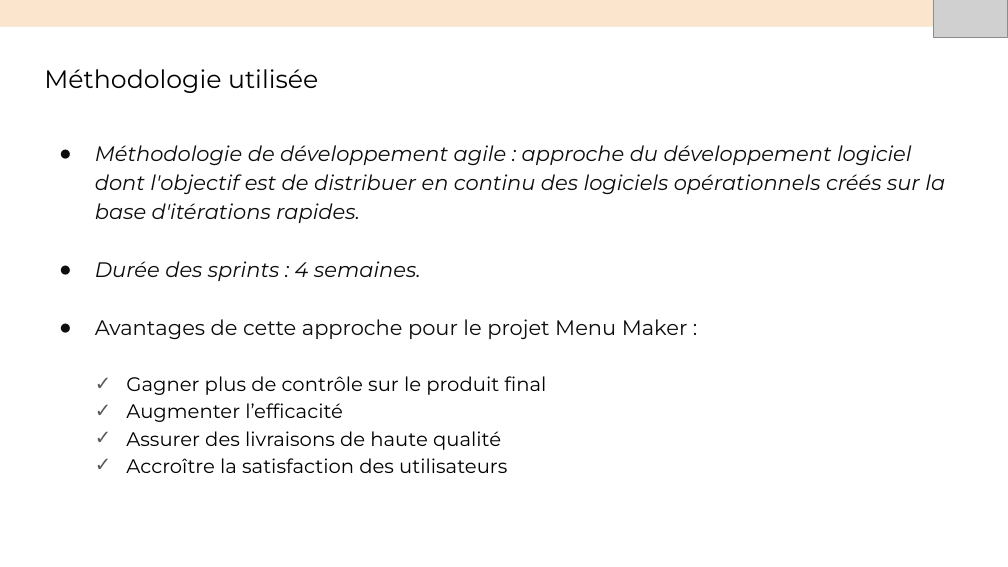
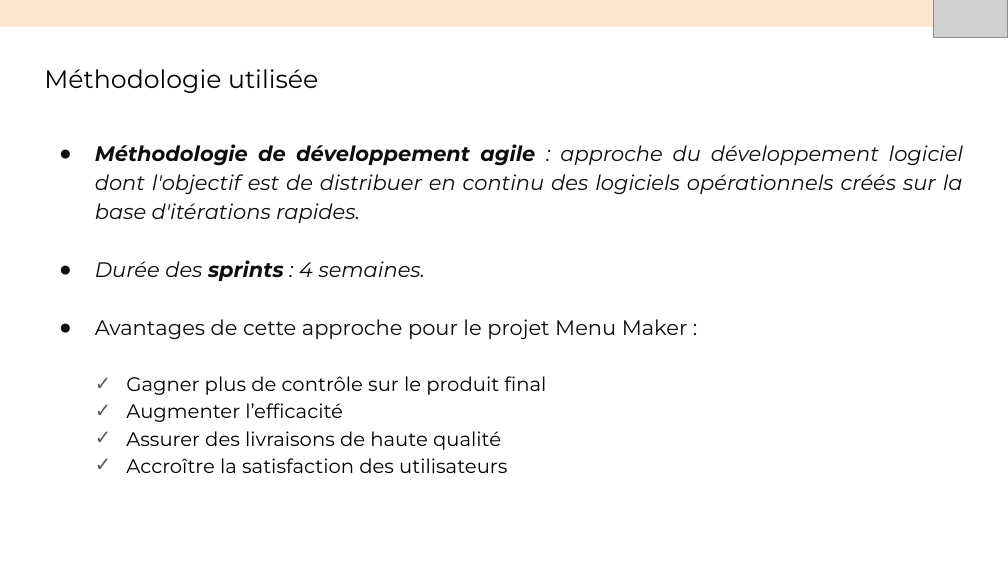
Before and after one commit to sunny-biard/MenuMaker, a slide deck: slide 9 of BIARD_Sunny_4_presentation_052024.pptx. Drawn at 1008x567 pixels with LibreOffice and Linux fonts; fonts in the diff are those of the drawing; grey boxes stand for pictures. Boxes give left, top, right and bottom in pixels: in the first picture for what was removed or moved away, otherwise in the second. Text is boxed around its words. In the diff, an @@ line names an element or a change of style, - is before the commit and + after.

```diff
--- a/BIARD_Sunny_4_presentation_052024.pptx
+++ b/BIARD_Sunny_4_presentation_052024.pptx
@@ text at [95, 144, 963, 281]: bold on in "Méthodologie de développement agile", "sprints"; alignment left to justified @@
```
Also in this commit, not shown: 7 other slides changed, 3 slides added, 5 other files.
